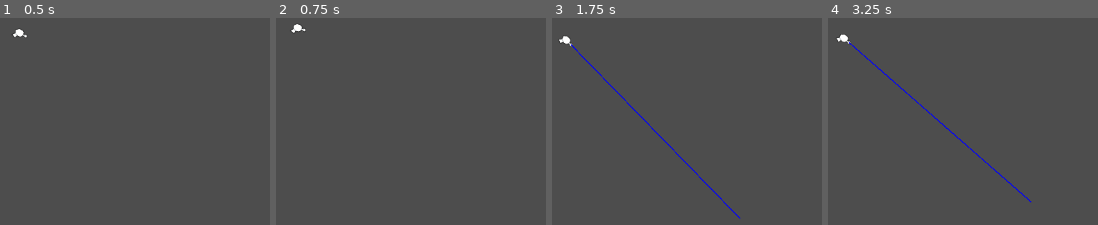
Above: before the commit, frames 1-4 (left to right).
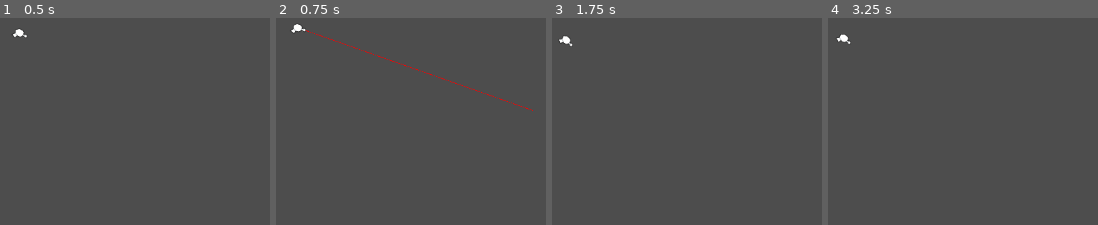
Above: after the commit, the same moments.

Repository: a-cerda/gmtk2024
Game: Godot game, scene res://scenes/gun.tscn
The game is run twice, just before and just after one commit, with the same random seed, the same clock (stepped at 60 frames per second) and the same inputs.
Inputs (mouse positions are in pixels of both pictures, inside the frame that each line leads up to):
- Up to frame 1 (0.5 s): no input
- Up to frame 2 (0.75 s): tap Enter at 0.5 s; move the mouse to (outside the picture) at 0.52 s; press the mouse at (outside the picture) at 0.53 s; hold Right (right) from 0.53 s (still down)
- Up to frame 3 (1.75 s): keep holding Right (right); tap Space (jump) at 0.77, 1.25, 1.52 s; move the mouse to (outside the picture) at 1.27 s; release the mouse at (outside the picture) at 1.28 s; right-click (outside the picture) at 1.35 s
- Up to frame 4 (3.25 s): move the mouse to (outside the picture) at 2.02 s; release Right (right) at 2.03 s; press the mouse at (outside the picture) at 2.03 s; hold Left (left) 2.03-2.78 s; tap Enter at 2.75 s; move the mouse to (outside the picture) at 2.77 s; release the mouse at (outside the picture) at 2.78 s; hold Right (right) from 2.78 s (still down); right-click (outside the picture) at 2.85 s; tap Space (jump) at 3.02 s

Frame 1 is identical in both runs. In frame 2, 0.4% of the frame differs, in the area x 11-96%, y 5-45%; in frame 3, 0.6%; in frame 4, 0.7%, in the area x 7-76%, y 11-90%.

Commit message:
show beam line even when mouse is moving

Diff:
--- a/scenes/beam_ray_cast.gd
+++ b/scenes/beam_ray_cast.gd
@@ -28,6 +28,8 @@
 	elif event.is_action_pressed("reducer_shot"):
 		self.beam_color = REDUCER_COLOR
 		self.is_casting = true
+	elif event is InputEventMouseMotion:
+		pass
 	else:
 		self.is_casting = false
 		self.beam_color = DEFAULT_COLOR
@@ -44,7 +46,7 @@
 
 func appear() -> void:
 	var tween = create_tween()
-	tween.tween_property(%BeamLine, "default_color", beam_color, 0.2)
+	tween.tween_property(%BeamLine, "default_color", beam_color, 0.1)
 	tween.tween_property(%BeamLine, "width", 3.0, 0.2)
 
 
--- a/scenes/gun.tscn
+++ b/scenes/gun.tscn
@@ -19,9 +19,11 @@
 position = Vector2(16, -4)
 
 [node name="BeamRayCast" type="RayCast2D" parent="GunPivot/Pistol/BeamOrigin"]
+z_index = -1
 target_position = Vector2(700, 0)
 script = ExtResource("3_7i4dd")
 
 [node name="BeamLine" type="Line2D" parent="GunPivot/Pistol/BeamOrigin/BeamRayCast"]
 unique_name_in_owner = true
+z_index = -1
 points = PackedVector2Array(0, 0, 0, 0)
